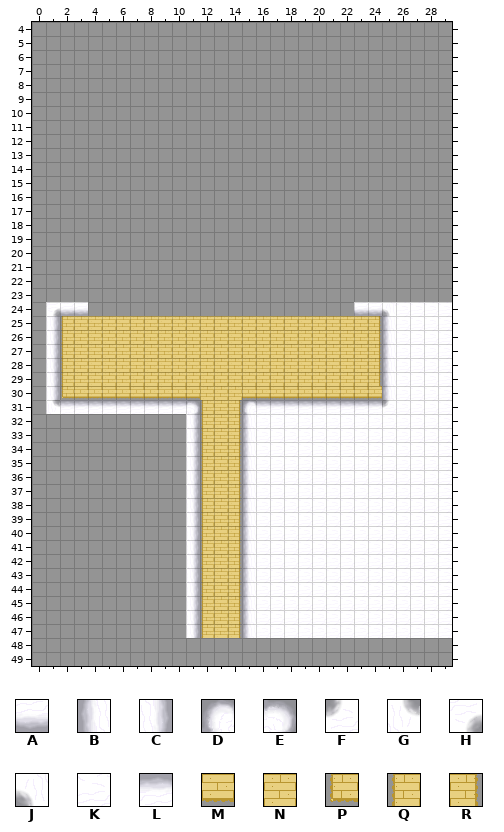
Tiled map: src/main/resources/assets/levels/TestMap1.tmx. The picture above is the old version.
Cells are 32x32 px. Shown: x 0..29, y 4..49. The old version is drawn lined up with the new one.
Key: from "cloud_test": A 2, B 3, C 4, D 5, E 7, F 9, G 10, H 11, J 12; from "cloud_test_tiles": K 2, L 4; from "path_tiles": M 0, N 1, P 2, Q 6, R 7.
_ is an empty cell.
Layers that did not change in this view are not listed.
Layer "path_layer" before, first column x 0:
 4 ______________________________
 5 ______________________________
 6 ______________________________
 7 ______________________________
 8 ______________________________
 9 ______________________________
10 ______________________________
11 ______________________________
12 ______________________________
13 ______________________________
14 ______________________________
15 ______________________________
16 ______________________________
17 ______________________________
18 ______________________________
19 ______________________________
20 ______________________________
21 ______________________________
22 ______________________________
23 ______________________________
24 _HAA___________________AAJKKKK
25 _CQNNNNNNNNNNNNNNNNNNNNNRBKKKK
26 _CQNNNNNNNNNNNNNNNNNNNNNRBKKKK
27 _CQNNNNNNNNNNNNNNNNNNNNNRBKKKK
28 _CQNNNNNNNNNNNNNNNNNNNNNRBKKKK
29 _CQNNNNNNNNNNNNNNNNNNNNNRBKKKK
30 _CPMMMMMMMMMNNNMMMMMMMMMMBKKKK
31 _GLLLLLLLLLEQNRDLLLLLLLLLFKKKK
32 ___________CQNRBKKKKKKKKKKKKKK
33 ___________CQNRBKKKKKKKKKKKKKK
34 ___________CQNRBKKKKKKKKKKKKKK
35 ___________CQNRBKKKKKKKKKKKKKK
36 ___________CQNRBKKKKKKKKKKKKKK
37 ___________CQNRBKKKKKKKKKKKKKK
38 ___________CQNRBKKKKKKKKKKKKKK
39 ___________CQNRBKKKKKKKKKKKKKK
40 ___________CQNRBKKKKKKKKKKKKKK
41 ___________CQNRBKKKKKKKKKKKKKK
42 ___________CQNRBKKKKKKKKKKKKKK
43 ___________CQNRBKKKKKKKKKKKKKK
44 ___________CQNRBKKKKKKKKKKKKKK
45 ___________CQNRBKKKKKKKKKKKKKK
46 ___________CQNRBKKKKKKKKKKKKKK
47 ___________CQNRBKKKKKKKKKKKKKK
48 ______________________________
49 ______________________________
The result:
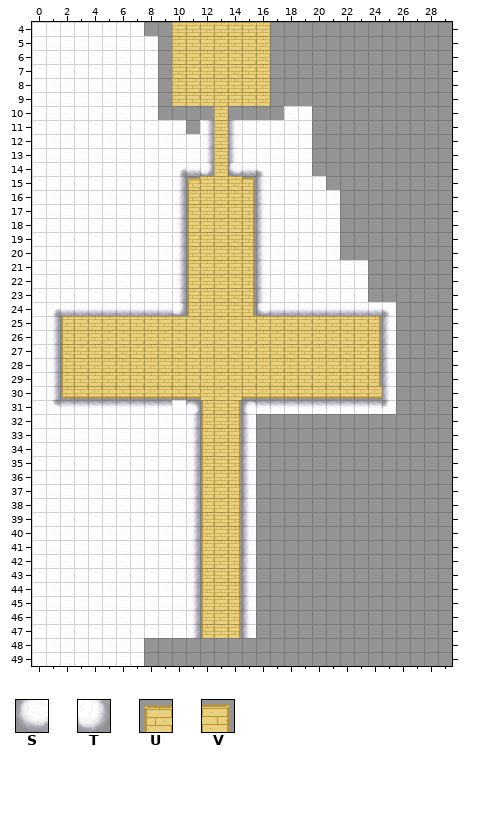
Further tiles: from "cloud tiles": S 6, T 8; from "path_tiles": U 3, V 5.
Edits made:
map size 30x30 -> 30x50 cells (old content now starts at 0,18; both pictures use the new coordinates)
Layer "path_layer":
Tile A now appears in row 14 at x 11 and 15; in row 24 at x 4 to 9 and 17 to 22.
Tile B now appears in rows 11 to 13 at x 14; in rows 15 to 23 at x 16.
Tile C now appears in rows 11 to 13 at x 12; in rows 15 to 23 at x 10.
Tile H now appears in row 14 at x 10.
Tile J now appears in row 14 at x 16.
The author changed tile L to tile K in row 31 at x 10.
Tile K now appears in row 4 at x 0 to 7; in rows 5 to 9 at x 0 to 8; in row 10 at x 0 to 8 and 18 to 19; in row 11 at x 0 to 10 and 15 to 19; in rows 12 to 13 at x 0 to 11 and 15 to 19; in row 14 at x 0 to 9 and 17 to 19.
Tile K now appears in row 15 at x 0 to 9 and 17 to 20; in rows 16 to 20 at x 0 to 9 and 17 to 21; in rows 21 to 23 at x 0 to 9 and 17 to 23; in rows 24 to 31 at x 0; in rows 32 to 47 at x 0 to 10; in rows 48 to 49 at x 0 to 7.
Tile N now appears in rows 4 to 9 at x 10 to 16; in rows 10 to 14 at x 13; in rows 15 to 24 at x 12 to 14.
Tile Q now appears in rows 16 to 24 at x 11.
Tile R now appears in rows 16 to 24 at x 15.
Tile S now appears in row 14 at x 14; in row 24 at x 16.
Tile T now appears in row 14 at x 12; in row 24 at x 10.
Tile U now appears in row 15 at x 11.
Tile V now appears in row 15 at x 15.
Tile K is removed in rows 24 to 31 at x 26 to 29; in rows 32 to 47 at x 16 to 29.
